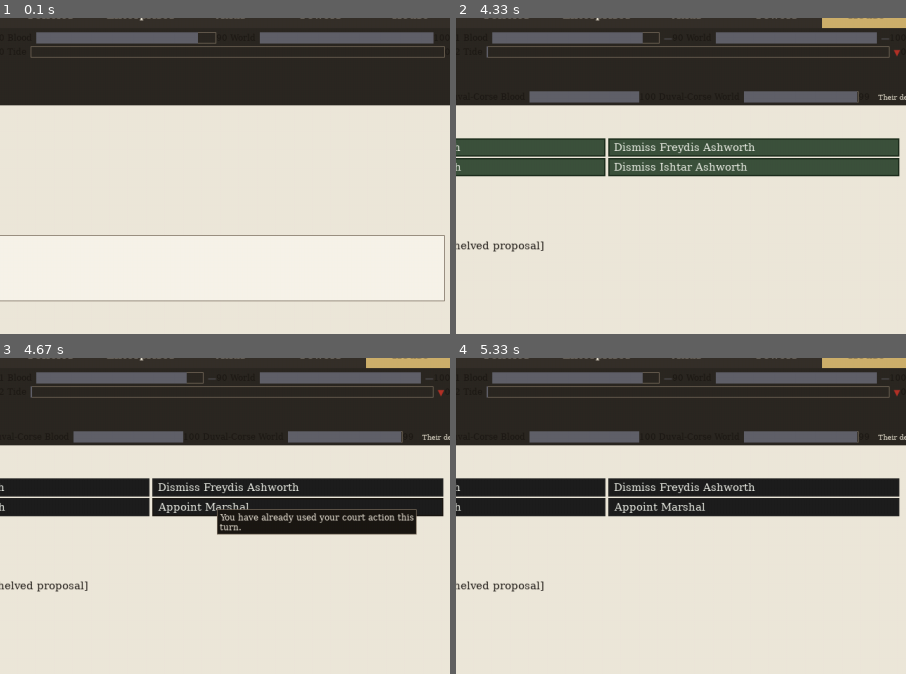
Above: before the commit, frames 1-4 (two rows, left to right).
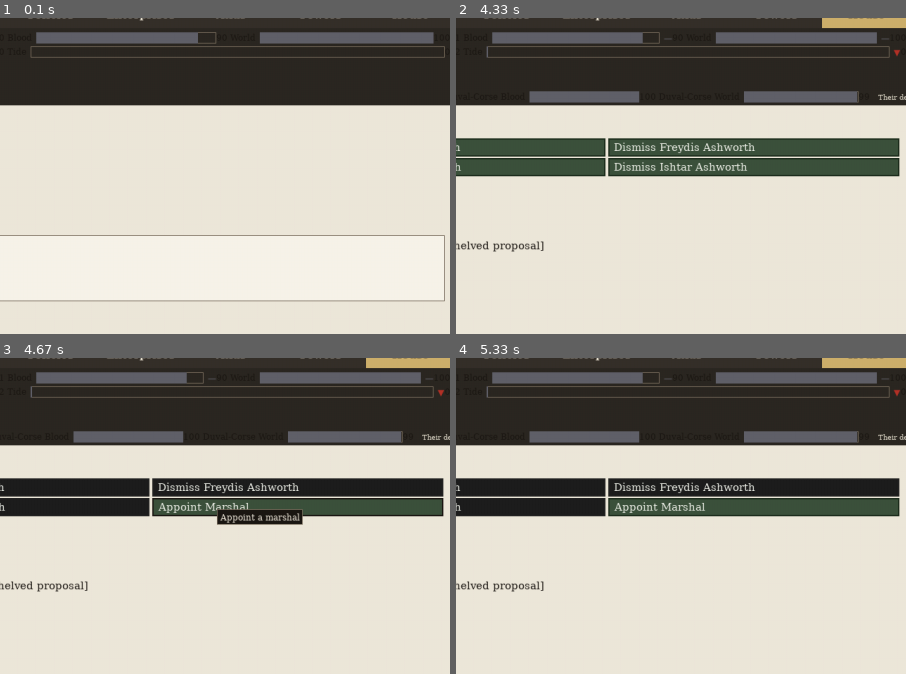
Above: after the commit, the same moments.

Repository: civersen222/Guilded-Age
Game: pygame game, started from gilded/__main__.py
The game is run twice, just before and just after one commit, with the same random seed, the same clock (stepped at 60 frames per second) and the same inputs.
Inputs (mouse positions are % of the whole screen's width and height, from its top left):
- Up to frame 1 (0.1 s): no input
- Up to frame 2 (4.33 s): click "Enterprises" at 0.38 s; click "End Turn" at 0.72 s; click "End Turn" at 1.05 s; click "Enterprises" at 1.38 s; click (14, 47) at 1.72 s; click "Enterprises" at 2.05 s; click "House" at 2.38 s; click (36, 29) at 2.72 s
- Up to frame 3 (4.67 s): click (72, 25) at 4.55 s
- Up to frame 4 (5.33 s): click (54, 46) at 4.88 s
The pictures show only the part of the screen within x 49-99%, y 3-53%; the shares and areas given below are measured in that part.

Frames 1-2 are identical in both runs. In frame 3, 5.3% of the frame differs, in the area x 34-99%, y 44-57%; in frame 4, 3.1%.

Commit message:
Fix: remove stale court_verbs_used check from appointment picker; add 13 court control tests

Diff:
--- /dev/null
+++ b/gilded/tests/test_court_controls_m6d3.py
@@ -0,0 +1,298 @@
+"""Stage 5C3 — Wave 1: Pixel-driven court controls (R-1, R-4, R-5, DoD 2-5, 10, 13, 14, 16).
+
+The surface is driven, not inspected: a game is built, the House tab is drawn to an
+off-screen surface through the ordinary public objects, and the controls are found
+by looking at what the tab registered — never by reading a rect, an accessor, a helper
+or any other name our work introduces.
+"""
+
+import os
+os.environ.setdefault("SDL_VIDEODRIVER", "dummy")
+
+import pygame
+from gilded.chassis import GildedGame
+from gilded.ui.broadsheet import BroadsheetView
+from gilded.ui.actions import ACTIONS
+
+
+def _dispatch(view, action):
+    """Dispatch an action through the ACTIONS registry and redraw the view."""
+    for key in action:
+        act = ACTIONS.get(key)
+        if act is None:
+            continue
+        ok, _reason = act.eligible(view.game, view.house, action)
+        if not ok:
+            return False
+        act.dispatch(view.game, view.house, view, action)
+        return True
+    return False
+
+
+def _make_view(game, house=None, size=(1280, 900)):
+    """Create a BroadsheetView, switch to House tab, and draw."""
+    view = BroadsheetView(game, house or list(game.houses.keys())[0])
+    view.active_tab = "House"
+    surf = pygame.Surface(size)
+    view.draw(surf)
+    return view, surf
+
+
+def _find_court_regions(view):
+    """Return regions registered with group='court_seats'."""
+    return [r for r in view.regions._regions if r.group == "court_seats"]
+
+
+def test_six_court_seats_each_carry_one_control():
+    """Six court seats, each carrying exactly one control."""
+    game = GildedGame(seed=123)
+    view, surf = _make_view(game)
+    regions = _find_court_regions(view)
+    assert len(regions) == 6, f"Expected 6 court seat regions, got {len(regions)}"
+
+
+def test_court_control_keys_are_registered_verbs():
+    """Every key a court control can emit is a verb the game will dispatch."""
+    game = GildedGame(seed=123)
+    view, surf = _make_view(game)
+    regions = _find_court_regions(view)
+    from gilded.ui.actions import ACTIONS
+    for region in regions:
+        if region.action:
+            for key in region.action:
+                if key == "char_id":
+                    continue
+                assert key in ACTIONS, f"Key '{key}' not in action registry"
+
+
+def test_disabled_control_still_drawn():
+    """With house out of attention, controls are still drawn but disabled."""
+    game = GildedGame(seed=123)
+    house = list(game.houses.keys())[0]
+    game.attention[house] = 0
+    view, surf = _make_view(game, house)
+    regions = _find_court_regions(view)
+    assert len(regions) == 6, f"Expected 6 court regions even with no attention, got {len(regions)}"
+    for region in regions:
+        assert region.action is None, "Control should be disabled with no attention"
+        assert region.reason is not None, "Disabled control must carry a reason"
+
+
+def test_click_dismissal_moves_pixels():
+    """Clicking a dismiss control changes the drawn pixels."""
+    import copy
+    game = GildedGame(seed=123)
+    house = list(game.houses.keys())[0]
+    game.attention[house] = 5
+    view, surf = _make_view(game, house)
+    regions = _find_court_regions(view)
+    dismiss_region = None
+    for r in regions:
+        if r.action and "dismiss_seat" in r.action:
+            dismiss_region = r
+            break
+    assert dismiss_region is not None, "Need a dismissible seat"
+
+    pixels_before = pygame.image.tobytes(surf, "RGBA")
+    pos = (dismiss_region.rect.x + 5, dismiss_region.rect.y + 5)
+    result = view.handle_click(pos)
+    assert result is not None, "Click on dismiss control should produce a result"
+    _dispatch(view, result)
+    view.draw(surf)
+    pixels_after = pygame.image.tobytes(surf, "RGBA")
+    assert pixels_before != pixels_after, "Pixels must change after dismissal"
+
+
+def test_click_dismissal_empties_seat():
+    """After dismissing, the seat is empty."""
+    game = GildedGame(seed=123)
+    house = list(game.houses.keys())[0]
+    game.attention[house] = 5
+    view, surf = _make_view(game, house)
+    regions = _find_court_regions(view)
+    dismiss_region = None
+    for r in regions:
+        if r.action and "dismiss_seat" in r.action:
+            dismiss_region = r
+            break
+    assert dismiss_region is not None
+
+    pos = (dismiss_region.rect.x + 5, dismiss_region.rect.y + 5)
+    result = view.handle_click(pos)
+    _dispatch(view, result)
+    view.draw(surf)
+
+    new_regions = _find_court_regions(view)
+    for r in new_regions:
+        if r.rect == dismiss_region.rect:
+            assert "open_appointment_picker" in r.action, "Dismissed seat should offer appointment"
+
+
+def test_identical_draws_produce_identical_pixels():
+    """Same game drawn twice must give identical pixels."""
+    game = GildedGame(seed=123)
+    house = list(game.houses.keys())[0]
+    view1, surf1 = _make_view(game, house)
+    pixels1 = pygame.image.tobytes(surf1, "RGBA")
+
+    view2, surf2 = _make_view(game, house)
+    pixels2 = pygame.image.tobytes(surf2, "RGBA")
+
+    assert pixels1 == pixels2, "Two draws of the same state must produce identical pixels"
+
+
+def test_draw_at_1024x700():
+    """House tab draws without raising at 1024x700."""
+    game = GildedGame(seed=123)
+    house = list(game.houses.keys())[0]
+    view, surf = _make_view(game, house, size=(1024, 700))
+    regions = _find_court_regions(view)
+    assert len(regions) == 6
+
+
+def test_draw_at_1600x1000():
+    """House tab draws without raising at 1600x1000."""
+    game = GildedGame(seed=123)
+    house = list(game.houses.keys())[0]
+    view, surf = _make_view(game, house, size=(1600, 1000))
+    regions = _find_court_regions(view)
+    assert len(regions) == 6
+
+
+def test_different_house_change_untouched():
+    """A change to a character in a different house must change nothing."""
+    import copy
+    game = GildedGame(seed=123)
+    houses = list(game.houses.keys())
+    house_a = houses[0]
+    house_b = houses[1] if len(houses) > 1 else houses[0]
+
+    game.attention[house_a] = 5
+    view1, surf1 = _make_view(game, house_a)
+    pixels1 = pygame.image.tobytes(surf1, "RGBA")
+
+    realm_b = game.realms.get(house_b)
+    if realm_b and realm_b.ruler:
+        from gilded.society.characters import modify_opinion
+        modify_opinion(realm_b.ruler, realm_b.ruler, 1, "test change")
+
+    view2, surf2 = _make_view(game, house_a)
+    pixels2 = pygame.image.tobytes(surf2, "RGBA")
+
+    assert pixels1 == pixels2, "Change in different house must not affect this house's tab"
+
+
+def test_disabled_controls_are_distinct():
+    """With no attention, six court controls must be distinguishable from each other."""
+    game = GildedGame(seed=123)
+    house = list(game.houses.keys())[0]
+    game.attention[house] = 0
+    view, surf = _make_view(game, house)
+    regions = _find_court_regions(view)
+    rects = [r.rect for r in regions]
+    for i, r1 in enumerate(rects):
+        for j, r2 in enumerate(rects):
+            if i != j:
+                assert r1 != r2, "Two court controls share the same rect"
+
+
+def test_vacant_seat_offers_appointment_chooser():
+    """A vacant seat's control, when clicked, opens the appointment picker."""
+    game = GildedGame(seed=123)
+    house = list(game.houses.keys())[0]
+    game.attention[house] = 5
+    view, surf = _make_view(game, house)
+    regions = _find_court_regions(view)
+    # First dismiss someone to create a vacancy
+    dismiss_region = None
+    for r in regions:
+        if r.action and "dismiss_seat" in r.action:
+            dismiss_region = r
+            break
+    assert dismiss_region is not None, "Need a dismissible seat to create vacancy"
+
+    pos = (dismiss_region.rect.x + 5, dismiss_region.rect.y + 5)
+    result = view.handle_click(pos)
+    _dispatch(view, result)
+    view.draw(surf)
+
+    # Now the dismissed seat should offer appointment
+    regions = _find_court_regions(view)
+    appoint_region = None
+    for r in regions:
+        if r.action and "open_appointment_picker" in r.action:
+            appoint_region = r
+            break
+    assert appoint_region is not None, "Dismissed seat should offer appointment control"
+
+    pos = (appoint_region.rect.x + 5, appoint_region.rect.y + 5)
+    result = view.handle_click(pos)
+    _dispatch(view, result)
+    view.draw(surf)
+    assert view._court_picker is not None, "Appointment picker should be open after click"
+
+
+def test_picker_cancel_leaves_court_unchanged():
+    """Backing out of the appointment picker leaves the court unchanged."""
+    game = GildedGame(seed=123)
+    house = list(game.houses.keys())[0]
+    game.attention[house] = 5
+    realm = game.realms[house]
+
+    view, surf = _make_view(game, house)
+    regions = _find_court_regions(view)
+    # First dismiss someone to create a vacancy
+    dismiss_region = None
+    for r in regions:
+        if r.action and "dismiss_seat" in r.action:
+            dismiss_region = r
+            break
+    assert dismiss_region is not None, "Need a dismissible seat to create vacancy"
+
+    pos = (dismiss_region.rect.x + 5, dismiss_region.rect.y + 5)
+    result = view.handle_click(pos)
+    _dispatch(view, result)
+    view.draw(surf)
+
+    # Record court state after dismissal (before picker opens)
+    court_before = {k: (v.id if v else None) for k, v in realm.court.positions.items()}
+
+    # Now find the vacant seat and open the picker
+    regions = _find_court_regions(view)
+    appoint_region = None
+    for r in regions:
+        if r.action and "open_appointment_picker" in r.action:
+            appoint_region = r
+            break
+    assert appoint_region is not None, "Dismissed seat should offer appointment control"
+
+    pos = (appoint_region.rect.x + 5, appoint_region.rect.y + 5)
+    result = view.handle_click(pos)
+    _dispatch(view, result)
+    view.draw(surf)
+
+    cancel_region = None
+    for r in view.regions._regions:
+        if r.group == "picker" and r.action and "close_appointment_picker" in r.action:
+            cancel_region = r
+            break
+    assert cancel_region is not None, "Picker should have a cancel button"
+
+    pos = (cancel_region.rect.x + 5, cancel_region.rect.y + 5)
+    result = view.handle_click(pos)
+    _dispatch(view, result)
+    view.draw(surf)
+
+    court_after = {k: (v.id if v else None) for k, v in realm.court.positions.items()}
+    assert court_before == court_after, "Court must be unchanged after cancel"
+
+
+def test_picker_refused_when_no_attention():
+    """Opening the appointment picker is refused when attention is exhausted."""
+    game = GildedGame(seed=123)
+    house = list(game.houses.keys())[0]
+    game.attention[house] = 0
+    view, surf = _make_view(game, house)
+    regions = _find_court_regions(view)
+    for r in regions:
+        assert r.action is None, "No court control should be active with zero attention"
--- a/gilded/ui/court_actions.py
+++ b/gilded/ui/court_actions.py
@@ -126,9 +126,6 @@
     if game.attention.get(house, 0) <= 0:
         return False, "You have no attention left this turn."
 
-    if getattr(game, "court_verbs_used", 0) >= 1:
-        return False, "You have already used your court action this turn."
-
     return True, ""
 
 
